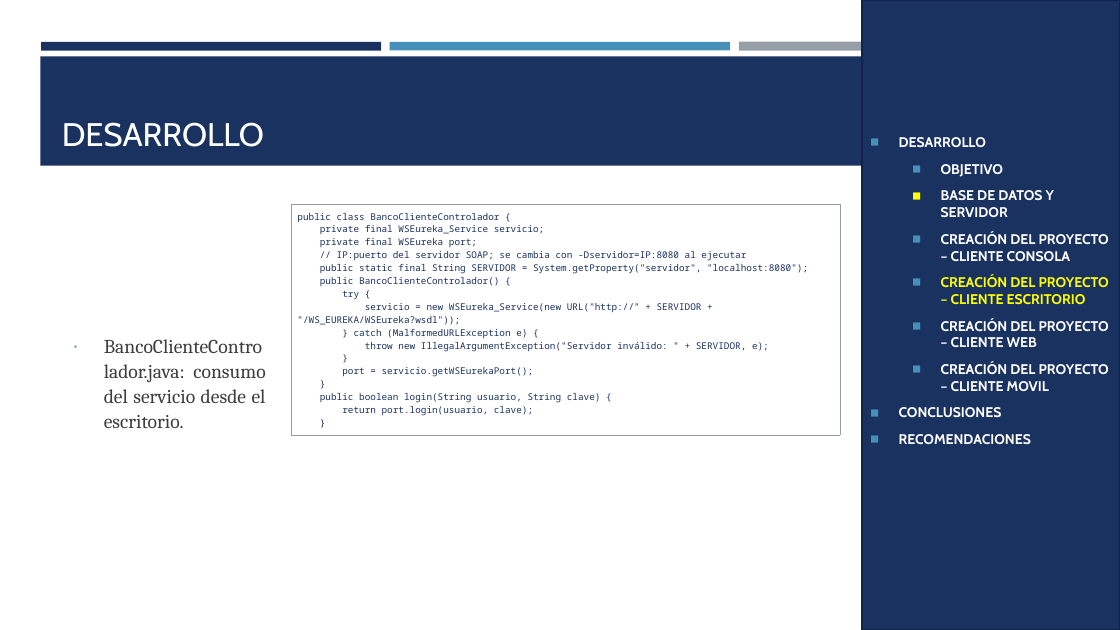
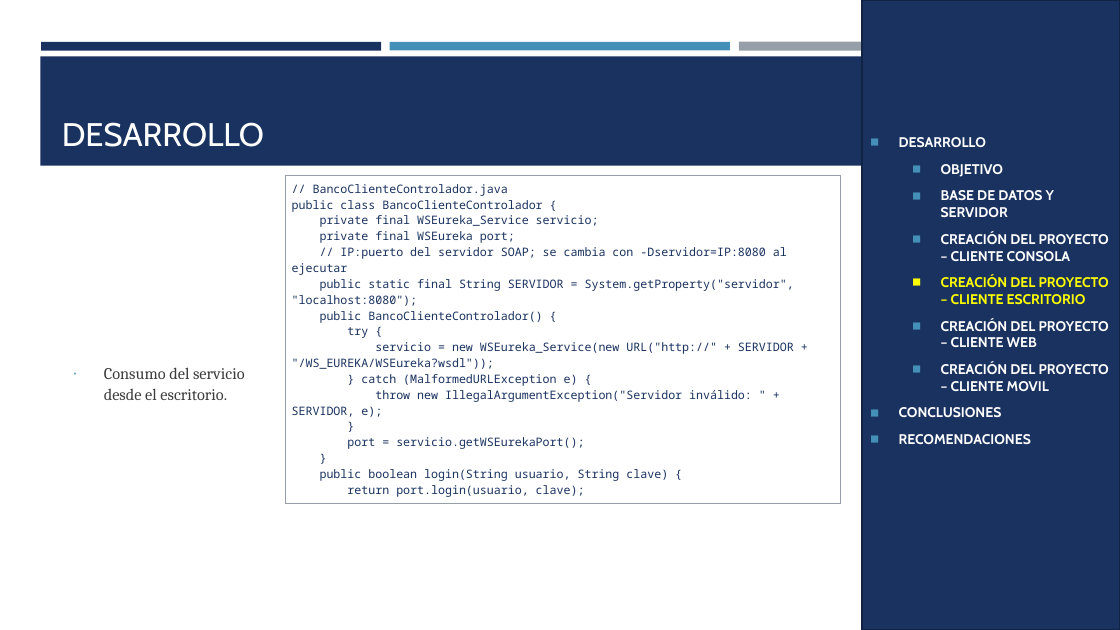
Before and after one commit to MATEOCAIZA/TG.1.1.-PAO202651_EUREKA_BDD_LOCAL_SOAP_JAVA_NRC36884_GR06, a slide deck: slide 14 of 05. DOCUMENTACION/PRESENTACION TG.1.1. EUREKABANK SOAP con BDD LOCAL en JAVA GR06.pptx. Drawn at 1120x630 pixels with LibreOffice and Linux fonts; fonts in the diff are those of the drawing. Boxes give left, top, right and bottom in pixels: in the first picture for what was removed or moved away, otherwise in the second. Text is boxed around its words. In the diff, an @@ line names an element or a change of style, - is before the commit and + after.

```diff
--- a/05. DOCUMENTACION/PRESENTACION TG.1.1. EUREKABANK SOAP con BDD LOCAL en JAVA GR06.pptx
+++ b/05. DOCUMENTACION/PRESENTACION TG.1.1. EUREKABANK SOAP con BDD LOCAL en JAVA GR06.pptx
@@ table at box(286, 175, 840, 501) @@
@@ row 1, column 1: "public class BancoClienteControlador { / private final WSEureka_Service servicio; / private final WSEureka port; / // IP:puerto del servidor SOAP; se cambia con -Dservidor=IP:8080 al ejecutar / public static final String SERVIDOR = System.getProperty("servidor", "localhost:8080"); / public BancoClienteControlador() { / try { / servicio = new WSEureka_Service(new URL("http://" + SERVIDOR + "/WS_EUREKA/WSEureka?wsdl")); / } catch (MalformedURLException e) { / throw new IllegalArgumentException("Servidor inválido: " + SERVIDOR, e); / } / port = servicio.getWSEurekaPort(); / } / public boolean login(String usuario, String clave) { / return port.login(usuario, clave); / }" to "// BancoClienteControlador.java / public class BancoClienteControlador { / private final WSEureka_Service servicio; / private final WSEureka port; / // IP:puerto del servidor SOAP; se cambia con -Dservidor=IP:8080 al ejecutar / public static final String SERVIDOR = System.getProperty("servidor", "localhost:8080"); / public BancoClienteControlador() { / try { / servicio = new WSEureka_Service(new URL("http://" + SERVIDOR + "/WS_EUREKA/WSEureka?wsdl")); / } catch (MalformedURLException e) { / throw new IllegalArgumentException("Servidor inválido: " + SERVIDOR, e); / } / port = servicio.getWSEurekaPort(); / } / public boolean login(String usuario, String clave) { / return port.login(usuario, clave);" @@
@@ table: place and size @@
-table at box(292, 204, 840, 420)
+table at box(286, 175, 840, 501)
@@ text at box(104, 367, 245, 400): text changed; size 16.8 to 14 pt @@
-∙ BancoClienteControlador.java: consumo del servicio desde el escritorio.
+∙ Consumo del servicio desde el escritorio.
```
Also in this commit, not shown: 21 other slides changed, 3 other files.
